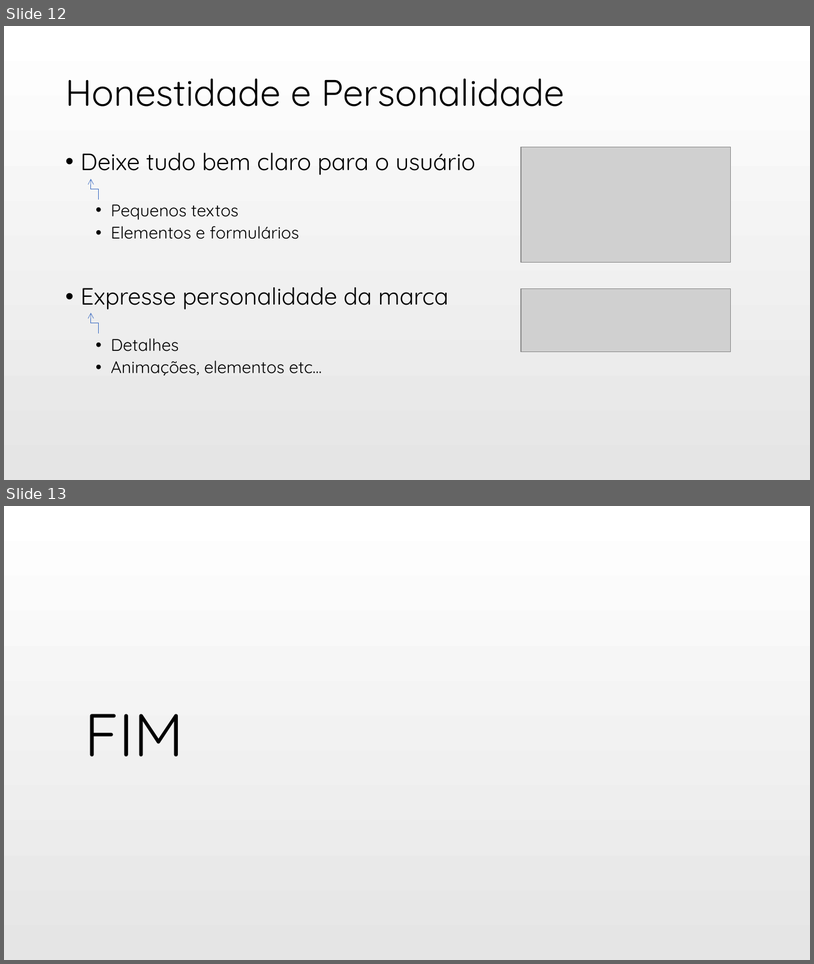
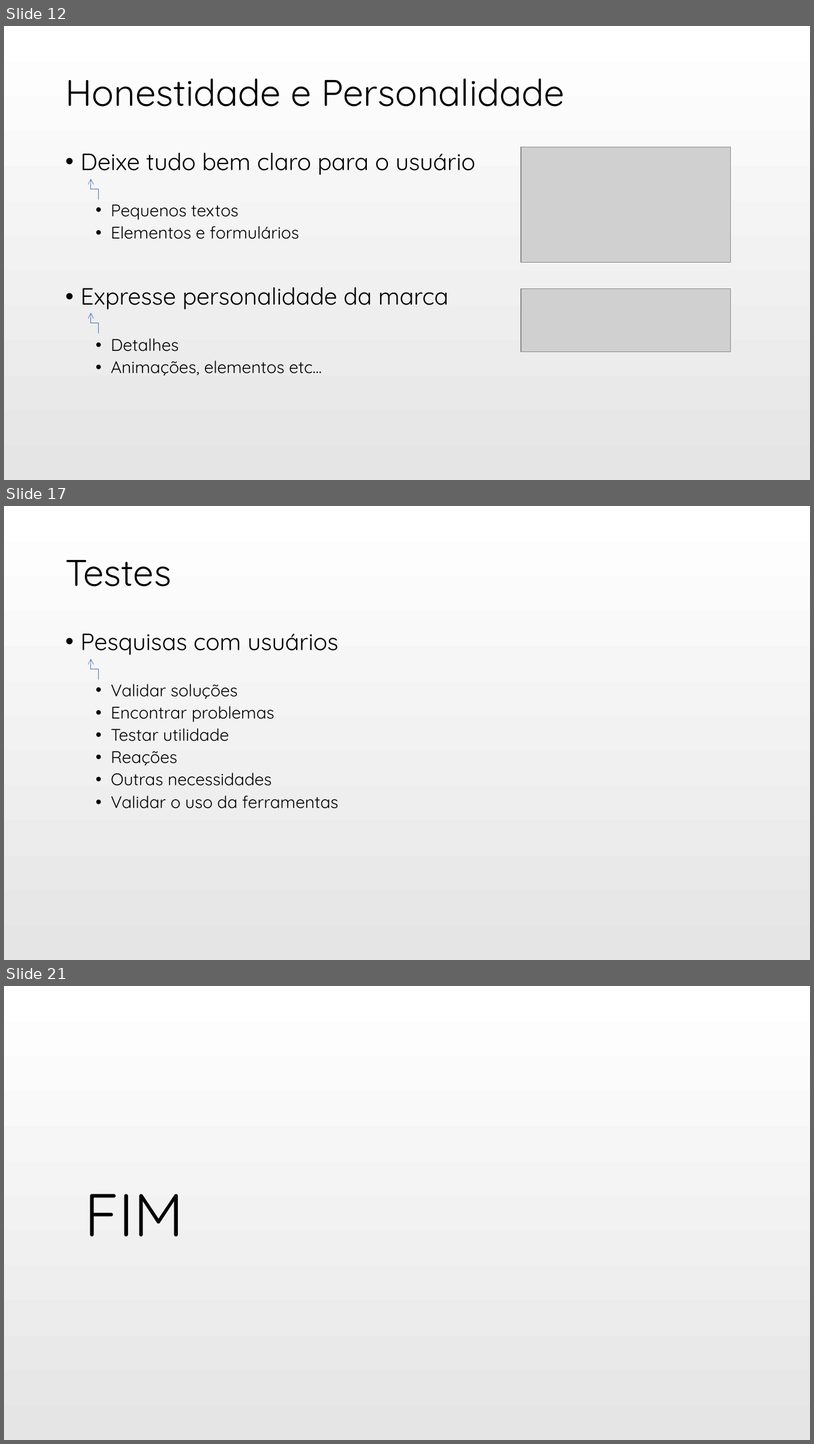
Before and after one commit to q-box/q-box.github.io, a slide deck: ux/Slide UX Design 02.pptx. Shown one above the other, each under a label of ours: slides 12 and 13 before the commit, slides 12, 17 and 21 after it; the slides between them are not shown. The pictures are 814x964 and 814x1444 pixels, drawn with LibreOffice and Linux fonts; fonts in the diff are those of the drawing; grey boxes stand for pictures. Boxes give left, top, right and bottom in pixels: in the first picture for what was removed or moved away, otherwise in the second. Text is boxed around its words. In the diff, an @@ line names an element or a change of style, - is before the commit and + after.

```diff
--- a/ux/Slide UX Design 02.pptx
+++ b/ux/Slide UX Design 02.pptx
@@ slide 17 added at [4, 506, 810, 960], background gradient #FFFFFF to #E5E5E5 @@
@@ title added at [65, 560, 171, 586], 44 pt, text #000000 @@
+Testes
@@ text added at [81, 633, 339, 808], 20 pt, text #000000 @@
+• Pesquisas com usuários
+  • Validar soluções
+  • Encontrar problemas
+  • Testar utilidade
+  • Reações
+  • Outras necessidades
+  • Validar o uso da ferramentas
@@ elbow arrow added from (98, 679) to (91, 658), #4472C4 0.5 pt @@
@@ what was slide 13 is now slide 21 @@
```
Also in this commit, not shown: 1 slide changed, 7 other slides added.
